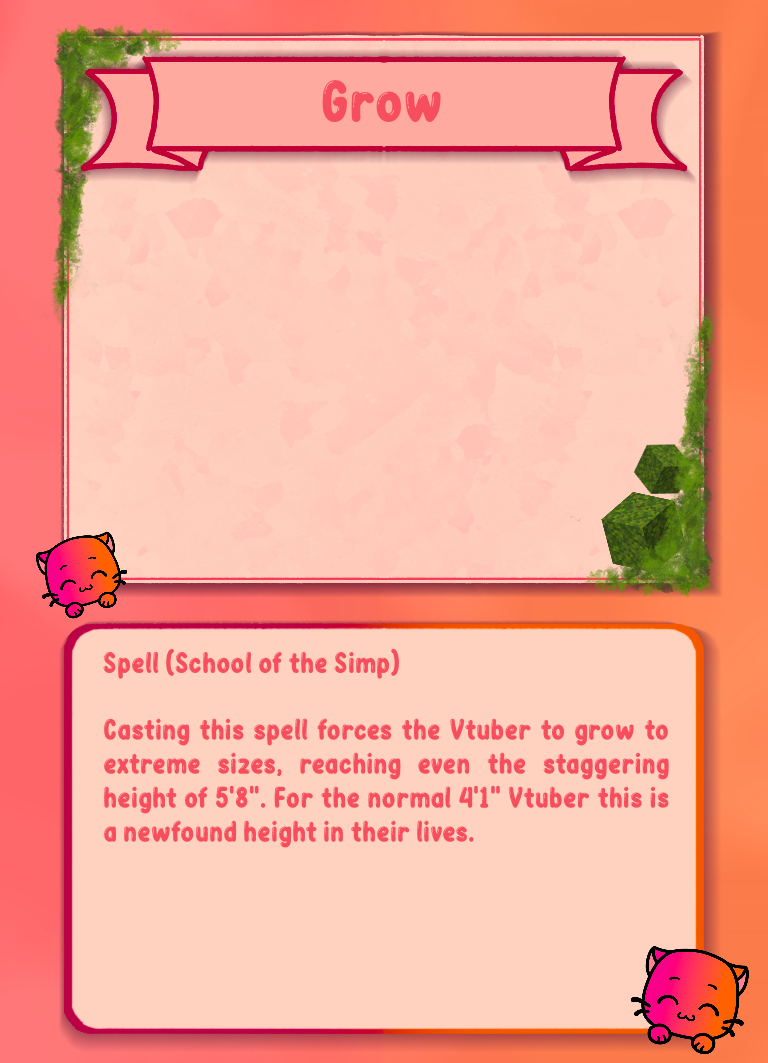
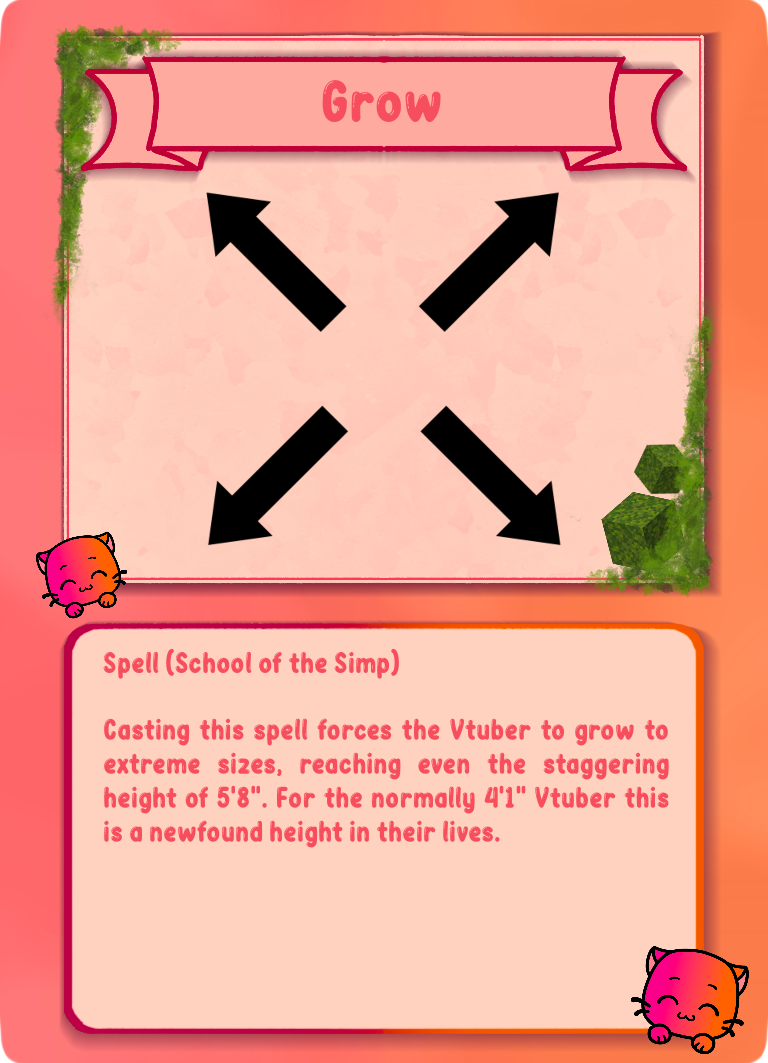
Layers edited between the first and the second 768px x 1063px image:
painted on "Spell (School of the Simp) ..." over <box>104,785,649,848</box>
added layer "grow.png" above "Grow" over <box>206,192,561,546</box>
painted on "plainCardBackground.png" over <box>0,0,768,1063</box>
